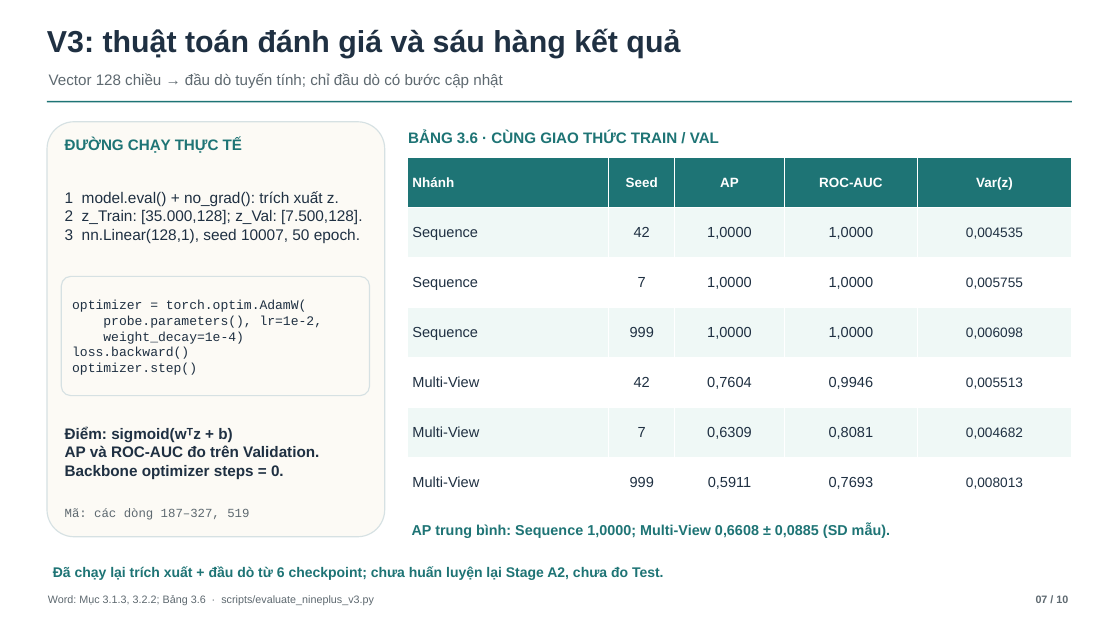
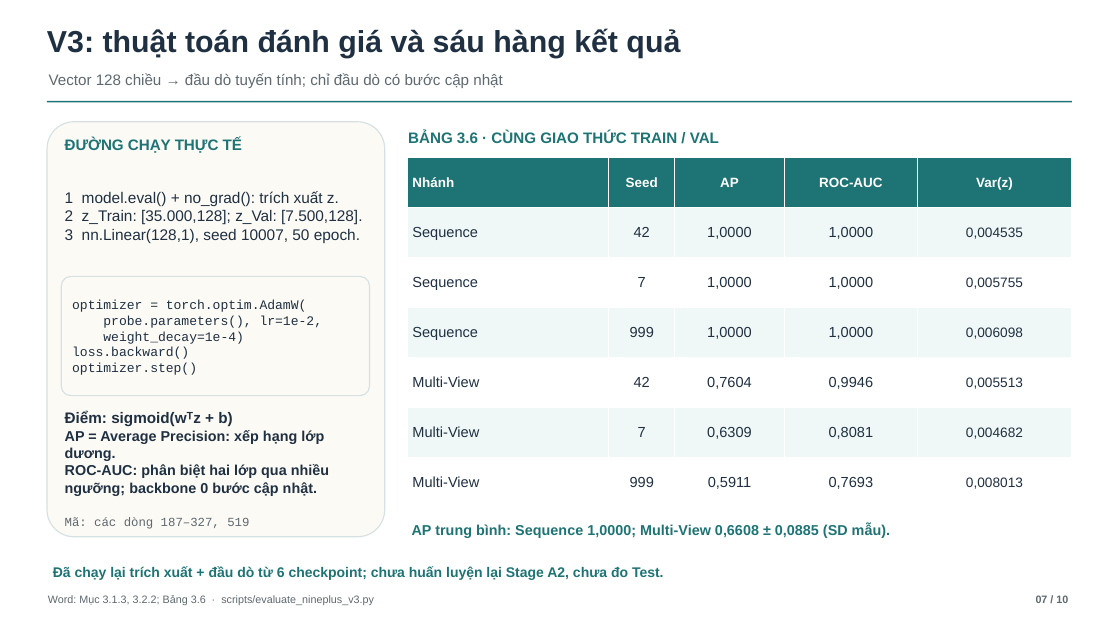
Before and after one commit to Minhlike/chuyen-de-chuyen-sau, a slide deck: slide 7 of bao-ve/Bao-cao-chuyen-de-10-slide-v4.pptx. Drawn at 1120x630 pixels with LibreOffice and Linux fonts; fonts in the diff are those of the drawing. Boxes give left, top, right and bottom in pixels: in the first picture for what was removed or moved away, otherwise in the second. Text is boxed around its words. In the diff, an @@ line names an element or a change of style, - is before the commit and + after.

```diff
--- a/bao-ve/Bao-cao-chuyen-de-10-slide-v4.pptx
+++ b/bao-ve/Bao-cao-chuyen-de-10-slide-v4.pptx
@@ text "Điểm: sigmoid(wᵀz + b)": place and size @@
-text "Điểm: sigmoid(wᵀz + b)" at (65,427,319,479)
+text "Điểm: sigmoid(wᵀz + b)" at (65,411,329,496)
@@ text at (65,430,329,496): text changed; size 13.1 to 12.3 pt @@
-AP và ROC-AUC đo trên Validation.
-Backbone optimizer steps = 0.
+AP = Average Precision: xếp hạng lớp dương.
+ROC-AUC: phân biệt hai lớp qua nhiều ngưỡng; backbone 0 bước cập nhật.
@@ text "Mã: các dòng 187–327, 519": place and size @@
-text "Mã: các dòng 187–327, 519" at (65,508,249,520)
+text "Mã: các dòng 187–327, 519" at (65,517,249,529)
```
Also in this commit, not shown: 1 other slide changed, 4 other files.
